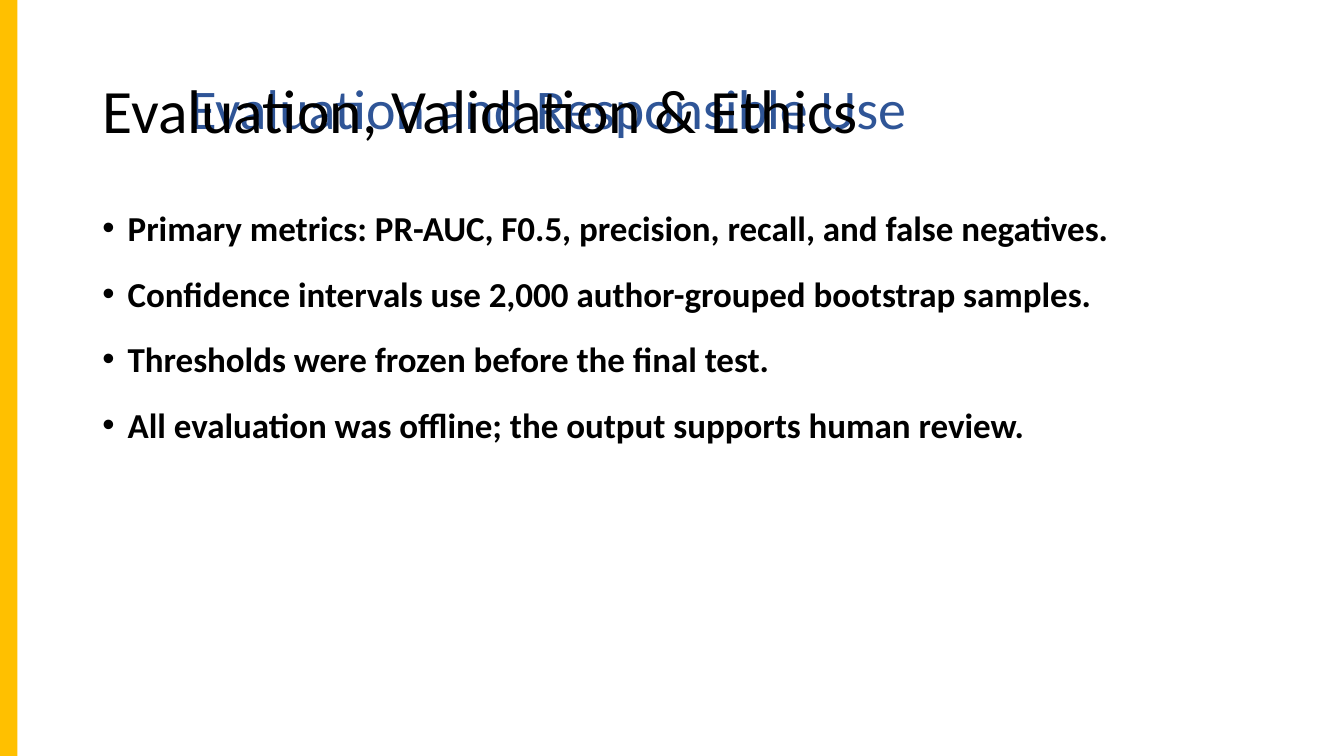
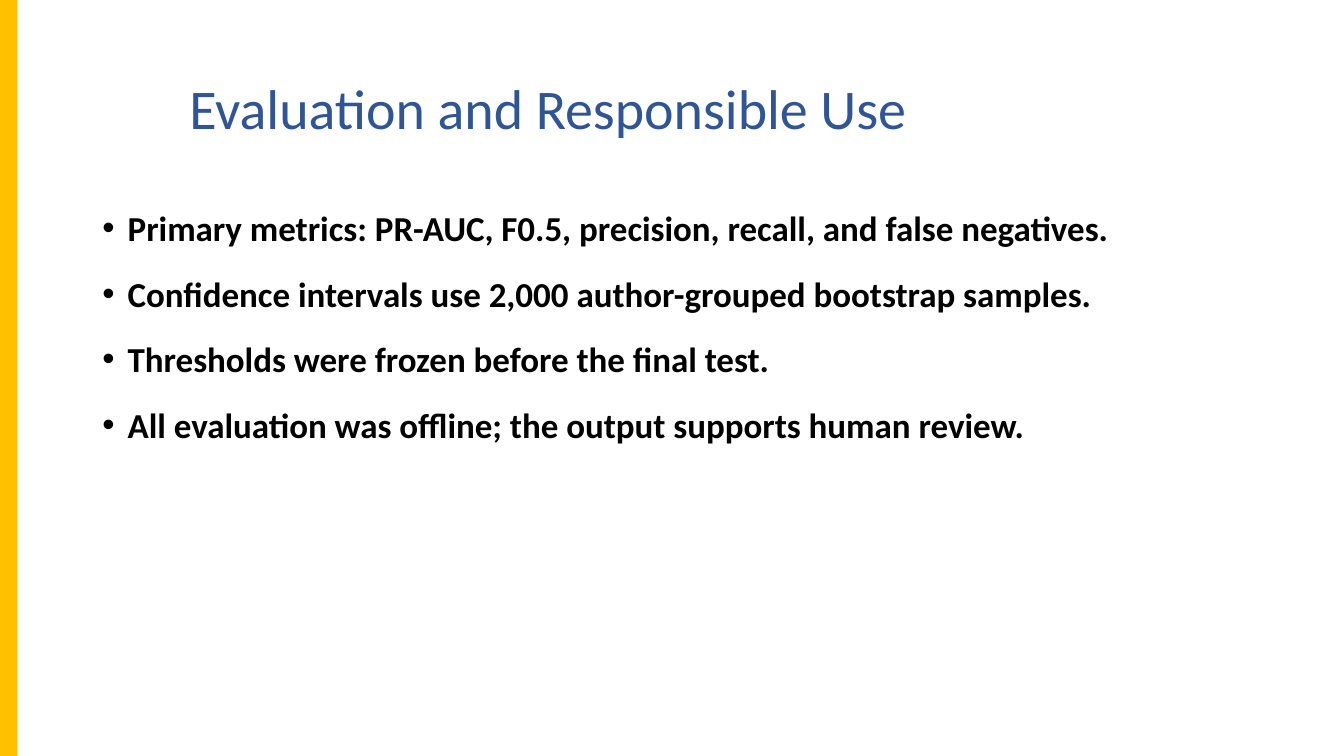
Before and after one commit to apcjomaala1/THESIS, a slide deck: slide 18 of WASD - Thesis 2 - final revised.pptx. Drawn at 1344x756 pixels with LibreOffice and Linux fonts; fonts in the diff are those of the drawing; background and template pictures are left out. Boxes give left, top, right and bottom in pixels: in the first picture for what was removed or moved away, otherwise in the second. Text is boxed around its words. In the diff, an @@ line names an element or a change of style, - is before the commit and + after.

```diff
--- a/WASD - Thesis 2 - final revised.pptx
+++ b/WASD - Thesis 2 - final revised.pptx
@@ title removed at (102, 90, 857, 141) @@
-Evaluation, Validation & Ethics
```
Also in this commit, not shown: 15 other slides changed, 5 slides removed, 14 other files.
